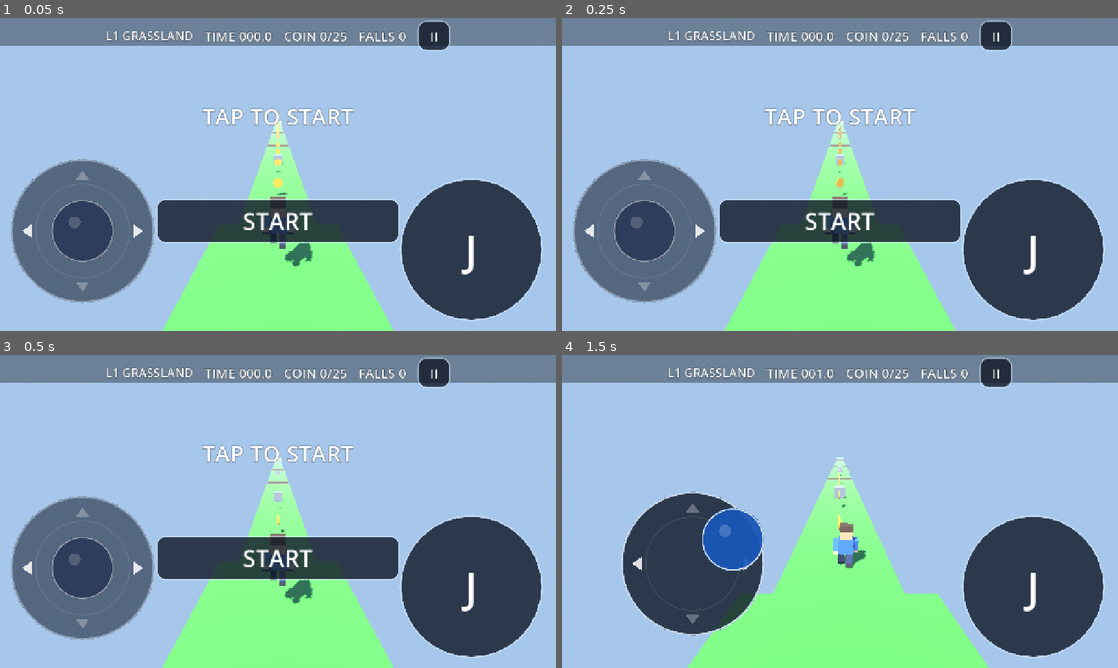
Above: before the commit, frames 1-4 (two rows, left to right).
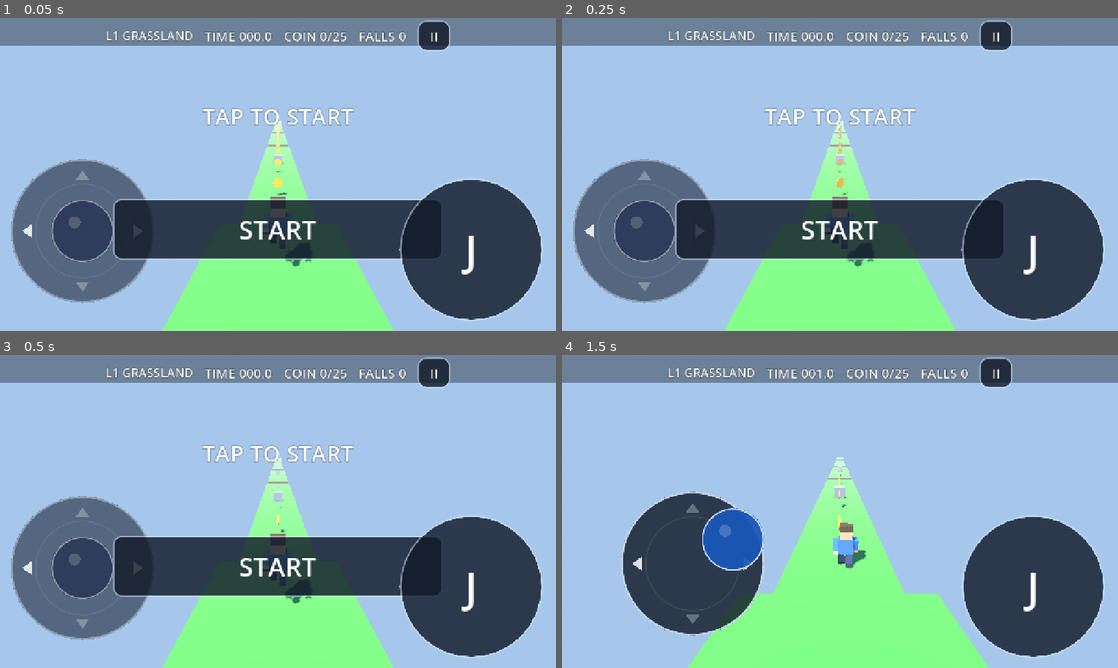
Above: after the commit, the same moments.

Repository: cykgames/001-parkour
Game: Godot game, scene res://Main.tscn
Same seed, same stepped clock (60 frames per second), same inputs: the game is played once before the commit and once after it. Sound files missing from this copy of the repository are replaced by a short silence.
Inputs (mouse positions are in pixels of both pictures, inside the frame that each line leads up to):
- Up to frame 1 (0.05 s): no input
- Up to frame 2 (0.25 s): no input
- Up to frame 3 (0.5 s): no input
- Up to frame 4 (1.5 s): click "J" at 0.5 s; drag from (689, 564) to (895, 442) at 1.27 s

The runs differ from the first frame. In frame 1, 6.1% of the frame differs, in the area x 20-80%, y 57-78%; in frame 2, 6.1%; in frame 3, 6.1%; in frame 4, nothing differs.

Commit message:
HUD v5: finish screen EXIT button + bigger NEXT/RESTART/EXIT row

Diff:
--- a/HUD.gd
+++ b/HUD.gd
@@ -25,6 +25,8 @@
 var _best_label: Label
 var _center_button: Button
 var _restart_button: Button
+var _exit_button: Button
+var _jump_button: Button
 var _pause_button: Button
 var _pause_panel: ColorRect
 var _flash: ColorRect
@@ -148,29 +150,41 @@
 	_centered(_best_label, 0, 40)
 	_best_label.visible = false
 	add_child(_best_label)
-	_center_button = _mk_button("START", 54)
-	_centered(_center_button, 56, 158, 280)
+	# Finish/start primary button: big thumb target (760x140).
+	_center_button = _mk_button("START", 60)
+	_centered(_center_button, 56, 196, 380)
 	_center_button.pressed.connect(_on_center_pressed)
 	add_child(_center_button)
-	_restart_button = _mk_button("RESTART", 36)
-	_centered(_restart_button, 178, 244, 160)
+	# Finish secondary row: RESTART + EXIT side by side, same height (120),
+	# much taller than the old 66px RESTART. Fits 720p landscape (bottom 336).
+	_restart_button = _mk_button("RESTART", 46)
+	_centered(_restart_button, 216, 336, 185)
+	_restart_button.offset_left -= 195
+	_restart_button.offset_right -= 195
 	_restart_button.pressed.connect(_on_restart_pressed)
 	_restart_button.visible = false
 	add_child(_restart_button)
+	_exit_button = _mk_button("EXIT", 46)
+	_centered(_exit_button, 216, 336, 185)
+	_exit_button.offset_left += 195
+	_exit_button.offset_right += 195
+	_exit_button.pressed.connect(_on_exit_pressed)
+	_exit_button.visible = false
+	add_child(_exit_button)
 
 	# Touch controls: jump key (bottom-right) — same footprint as the
 	# joystick disc (2*RADIUS = 330), circular to match the pad's look.
-	var tj := _mk_button("J", 96)
+	_jump_button = _mk_button("J", 96)
 	var jd := Joystick.RADIUS * 2.0
-	tj.set_anchors_preset(Control.PRESET_BOTTOM_RIGHT)
-	tj.offset_left = -jd - 30; tj.offset_right = -30
-	tj.offset_top = -jd - 22; tj.offset_bottom = -22
+	_jump_button.set_anchors_preset(Control.PRESET_BOTTOM_RIGHT)
+	_jump_button.offset_left = -jd - 30; _jump_button.offset_right = -30
+	_jump_button.offset_top = -jd - 22; _jump_button.offset_bottom = -22
 	for sn in ["normal", "pressed", "hover"]:
-		var sb: StyleBoxFlat = tj.get_theme_stylebox(sn)
+		var sb: StyleBoxFlat = _jump_button.get_theme_stylebox(sn)
 		sb.set_corner_radius_all(int(Joystick.RADIUS))
 		sb.set_border_width_all(4)
-	tj.button_down.connect(_on_jump_down); tj.button_up.connect(_on_jump_up)
-	add_child(tj)
+	_jump_button.button_down.connect(_on_jump_down); _jump_button.button_up.connect(_on_jump_up)
+	add_child(_jump_button)
 
 	# Red fall flash (full screen, ignored by mouse)
 	_flash = ColorRect.new()
@@ -285,6 +299,11 @@
 	_center_button.text = "PLAY AGAIN" if is_last else "NEXT LEVEL"
 	_center_button.visible = true
 	_restart_button.visible = true
+	_exit_button.visible = true
+	# Touch controls are useless on the finish screen; hiding them also
+	# keeps the big EXIT button clear of J on short (landscape) viewports.
+	_joy.visible = false
+	_jump_button.visible = false
 
 
 func _on_center_pressed() -> void:
@@ -302,6 +321,12 @@
 	_reload()
 
 
+func _on_exit_pressed() -> void:
+	# Quit to the title gate (TAP TO START) at level 1.
+	Game.level_index = 0
+	_reload()
+
+
 func _reload() -> void:
 	get_tree().paused = false
 	get_tree().reload_current_scene()
--- /dev/null
+++ b/tools/shot_finish.gd
@@ -0,0 +1,36 @@
+extends Node
+## Rendered finish-screen proof: instances the REAL Main scene, calls
+## show_finish() with a 3-star result, captures landscape 1280x720 and
+## portrait 1080x2340 frames to build/hud_finish_*.png.
+## Run (windowed): Godot... --path . res://tools/shot_finish.tscn
+
+var _main: Node
+var _f := 0
+
+
+func _ready() -> void:
+	AudioServer.set_bus_mute(0, true)
+	get_window().size = Vector2i(1280, 720)
+	_main = load("res://Main.tscn").instantiate()
+	add_child(_main)
+
+
+func _process(_d: float) -> void:
+	_f += 1
+	var hud := _main.get_node("HUD")
+	if _f == 20:
+		hud.show_finish(3, 34.3, 25, 0, {"time": 34.3}, false, true)
+	if _f == 40:
+		_snap("build/hud_finish_landscape.png")
+	if _f == 45:
+		get_window().size = Vector2i(1080, 2340)
+	if _f == 80:
+		_snap("build/hud_finish_portrait.png")
+		print("FINISH_SHOTS_DONE")
+		get_tree().quit(0)
+
+
+func _snap(path: String) -> void:
+	var img := get_viewport().get_texture().get_image()
+	img.save_png(path)
+	print("SAVED ", path)
--- /dev/null
+++ b/tools/shot_finish.tscn
@@ -0,0 +1,6 @@
+[gd_scene load_steps=2 format=3]
+
+[ext_resource type="Script" path="res://tools/shot_finish.gd" id="1"]
+
+[node name="ShotFinish" type="Node"]
+script = ExtResource("1")
Not shown, added: docs/screenshot.png.import
Not shown, added: tools/shot_finish.gd.uid
Not shown, changed: docs/W7_CHECKPOINT.md
